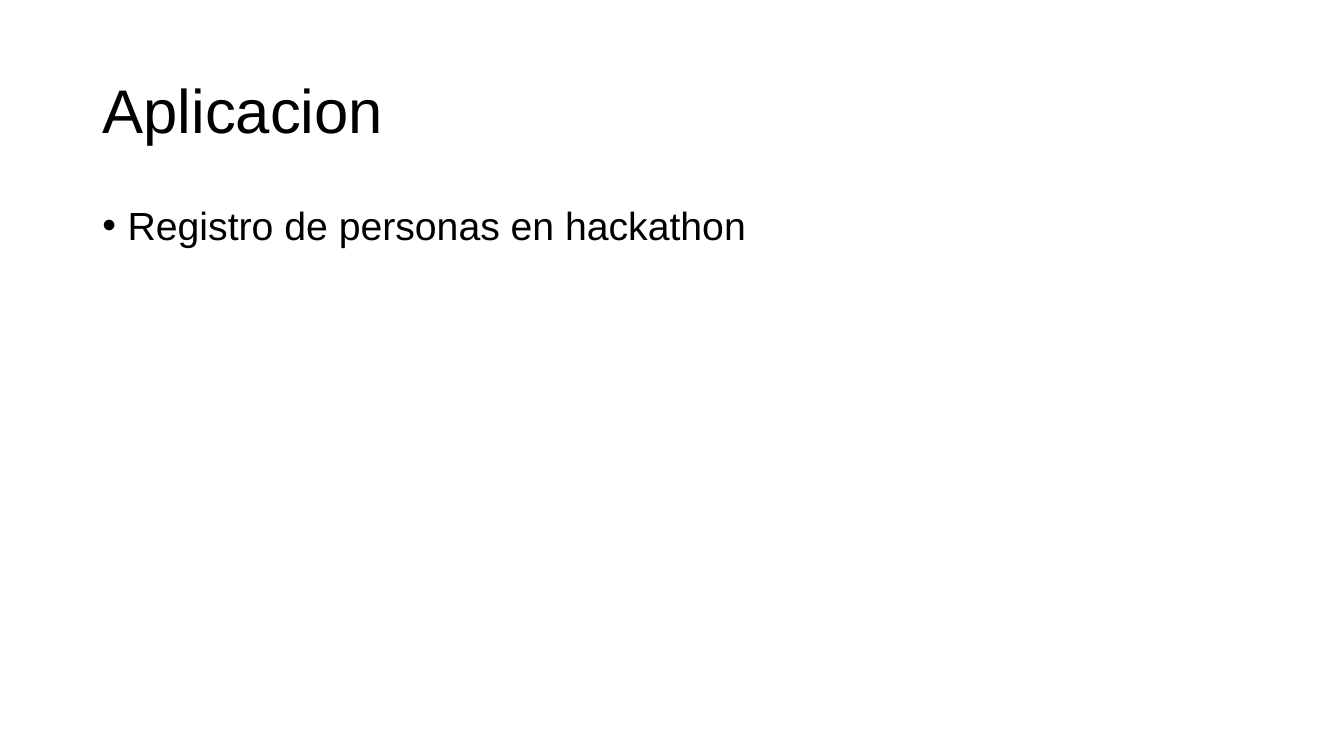
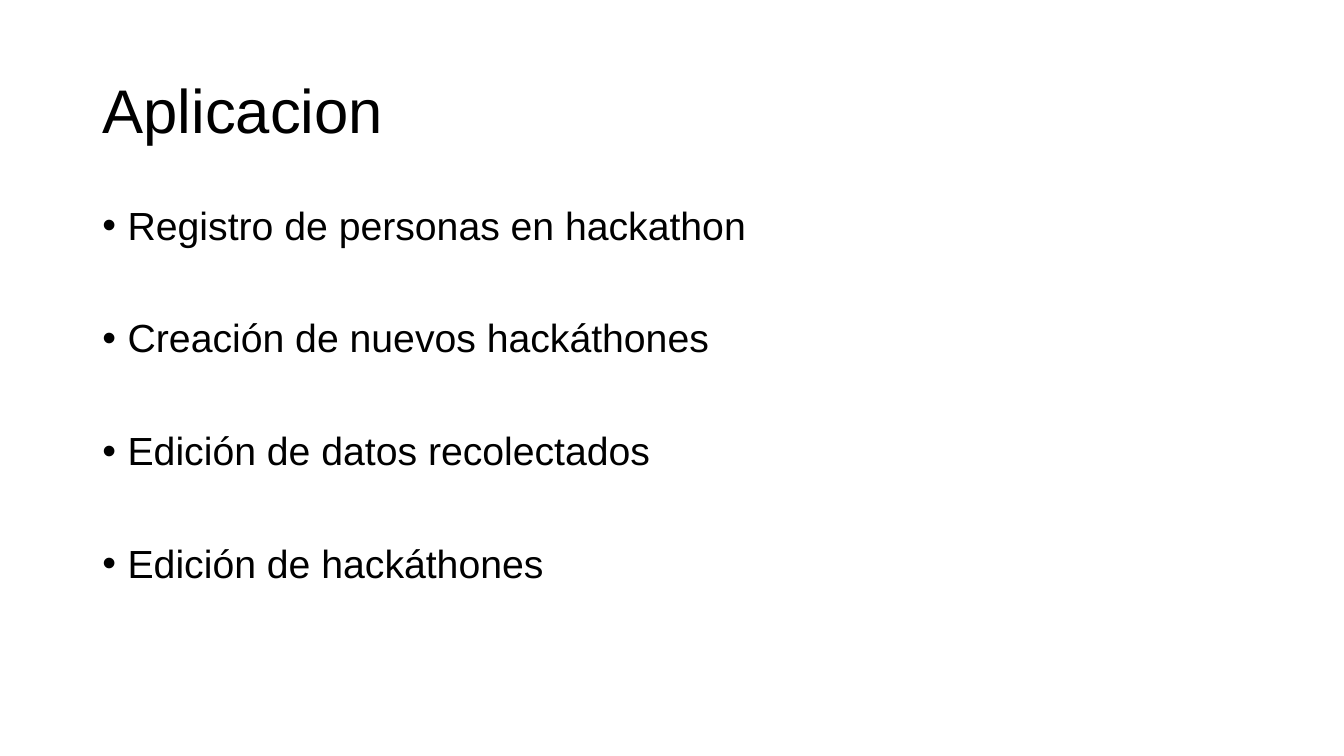
Before and after one commit to jorcox/TweetRegistration, a slide deck: slide 2 of Documentos/Presentación.pptx. Drawn at 1344x756 pixels with LibreOffice and Linux fonts; fonts in the diff are those of the drawing; background and template pictures are left out. Boxes give left, top, right and bottom in pixels: in the first picture for what was removed or moved away, otherwise in the second. Text is boxed around its words. In the diff, an @@ line names an element or a change of style, - is before the commit and + after.

```diff
--- a/Documentos/Presentación.pptx
+++ b/Documentos/Presentación.pptx
@@ text at <box>128,323,709,579</box>: paragraphs added @@
+• Creación de nuevos hackáthones
+• Edición de datos recolectados
+• Edición de hackáthones
```
Also in this commit, not shown: 8 slides added, 8 other files.
